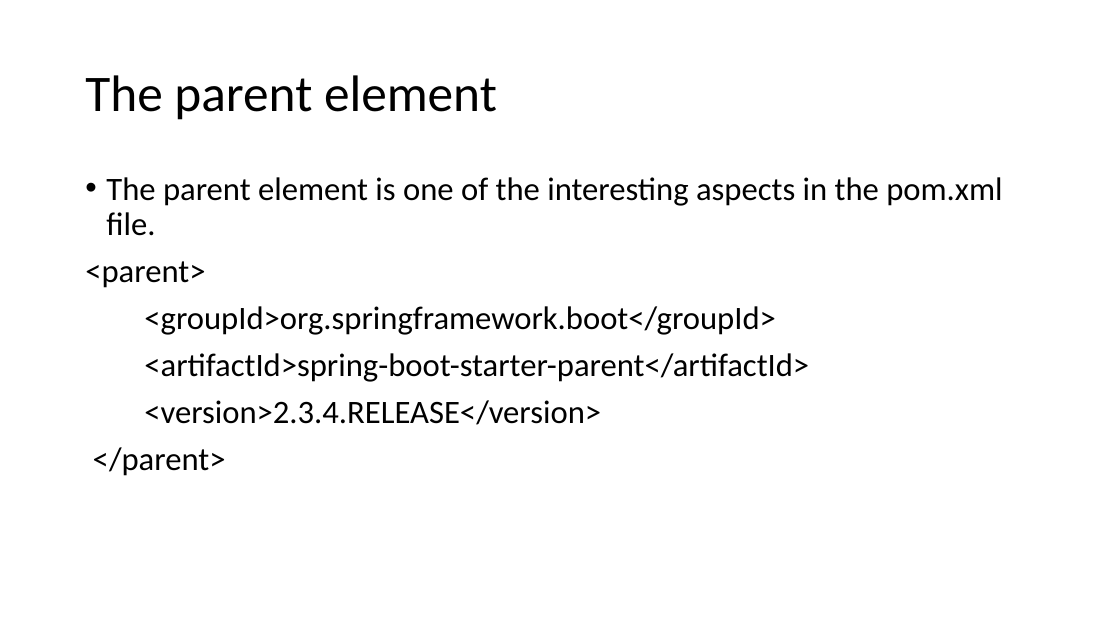
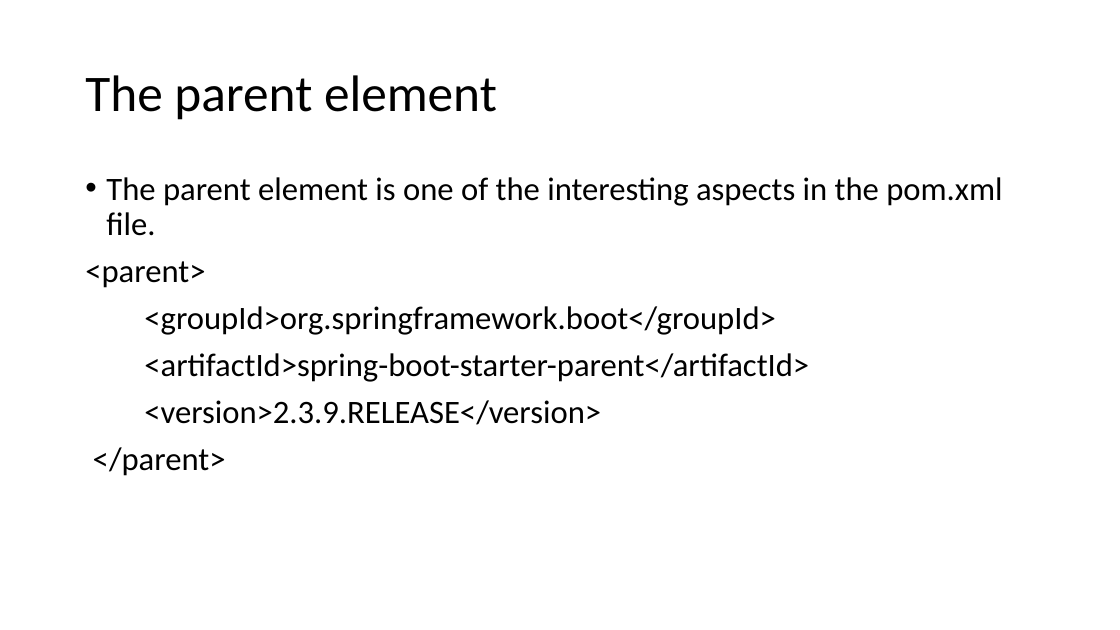
Before and after one commit to pradeepan590/CTS_SpringBoot, a slide deck: slide 9 of Docs and PPTS/Spring-boot-Docs/Spring Boot PPT.pptx. Drawn at 1120x630 pixels with LibreOffice and Linux fonts; fonts in the diff are those of the drawing. Boxes give left, top, right and bottom in pixels: in the first picture for what was removed or moved away, otherwise in the second. Text is boxed around its words. In the diff, an @@ line names an element or a change of style, - is before the commit and + after.

```diff
--- a/Docs and PPTS/Spring-boot-Docs/Spring Boot PPT.pptx
+++ b/Docs and PPTS/Spring-boot-Docs/Spring Boot PPT.pptx
@@ text at [144, 400, 601, 425]: text changed @@
-<version>2.3.4.RELEASE</version>
+<version>2.3.9.RELEASE</version>
```
Also in this commit, not shown: 3 other slides changed, 19 other files.
